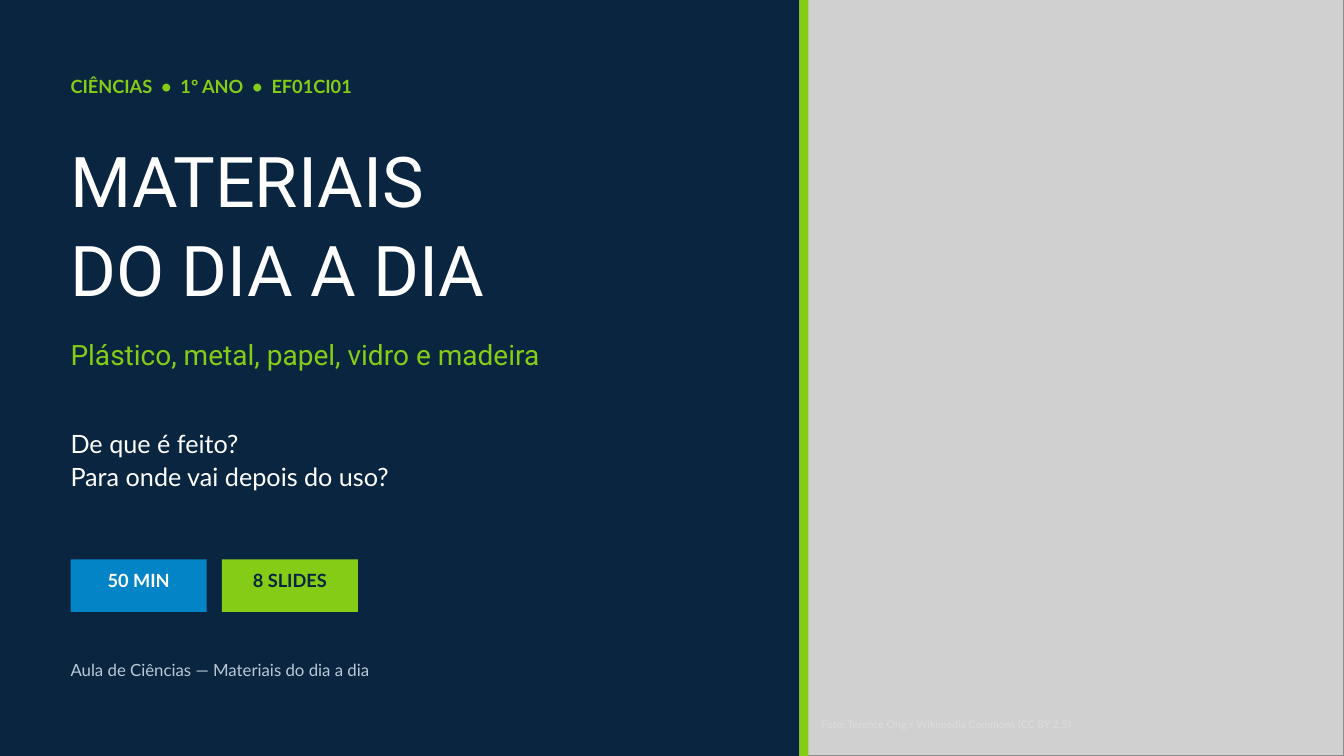
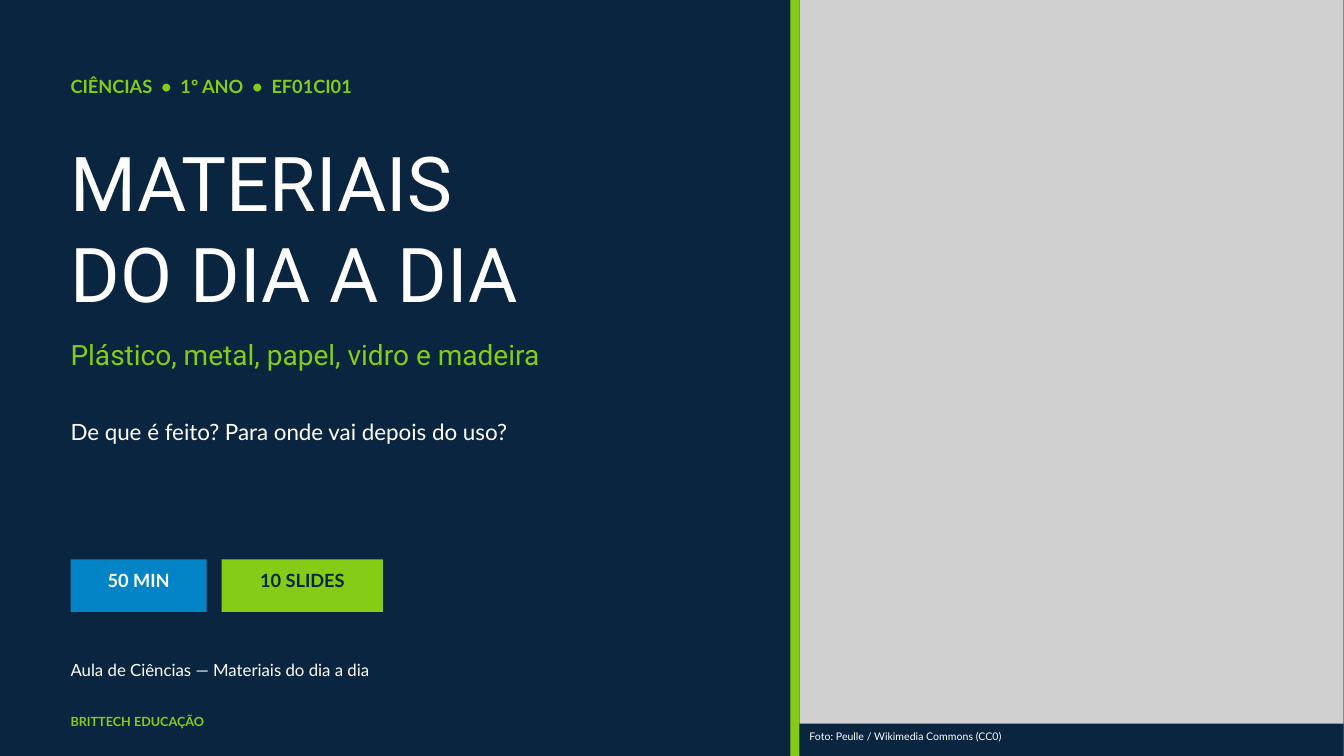
Before and after one commit to thiagollipe-web/brittech-educacao-aulas, a slide deck: slide 1 of fundamental-1/ciencias-1ano-materiais-cotidiano.pptx. Drawn at 1344x756 pixels with LibreOffice and Linux fonts; fonts in the diff are those of the drawing; grey boxes stand for pictures. Boxes give left, top, right and bottom in pixels: in the first picture for what was removed or moved away, otherwise in the second. Text is boxed around its words. In the diff, an @@ line names an element or a change of style, - is before the commit and + after.

```diff
--- a/fundamental-1/ciencias-1ano-materiais-cotidiano.pptx
+++ b/fundamental-1/ciencias-1ano-materiais-cotidiano.pptx
@@ rectangle: place and size @@
-rectangle at [800,0,809,756]
+rectangle at [790,0,800,756]
@@ text "MATERIAIS" at [71,156,518,303]: size 50 to 54 pt; line spacing 1.02 to 1; less space between paragraphs @@
@@ text at [71,423,507,444]: text changed; size 18 to 16 pt @@
-De que é feito?
-Para onde vai depois do uso?
+De que é feito? Para onde vai depois do uso?
@@ rectangle: place and size @@
-rectangle at [222,560,358,612]
+rectangle at [222,560,383,612]
@@ text at [260,573,345,587]: text changed @@
-8 SLIDES
+10 SLIDES
@@ text "Aula de Ciências — Materiais ..." at [71,663,369,676]: text colour #B9C9D6 to #FFFFFF; less space between paragraphs @@
@@ text added at [71,715,204,728], 9 pt, text #84CC16, bold @@
+BRITTECH EDUCAÇÃO
@@ rectangle added at [800,724,1344,756], fill #0A2540 @@
@@ text added at [809,732,1002,742], 7.5 pt, text #FFFFFF @@
+Foto: Peulle / Wikimedia Commons (CC0)
```
Also in this commit, not shown: 4 other slides changed, 5 slides added, 3 slides removed, 4 other files.
